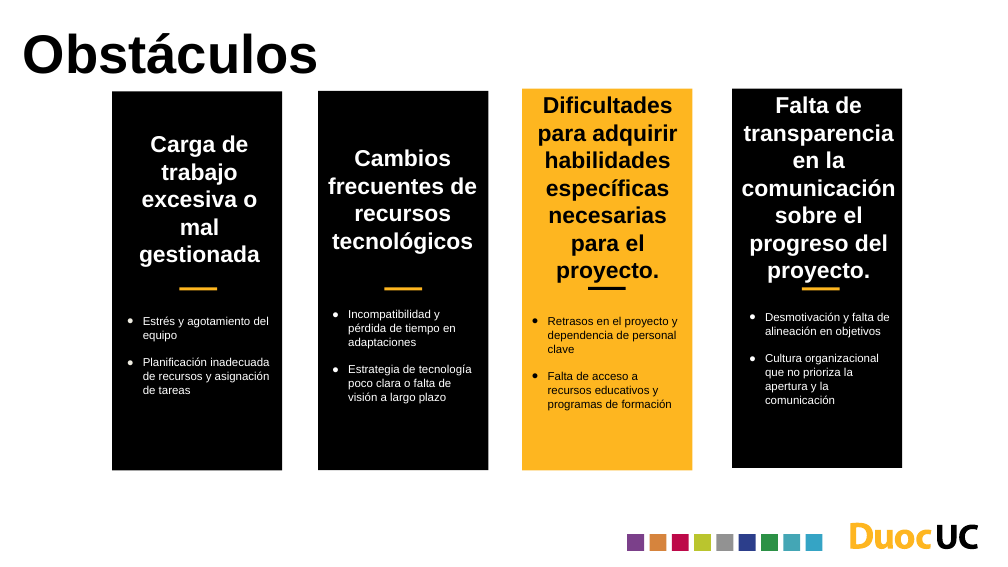
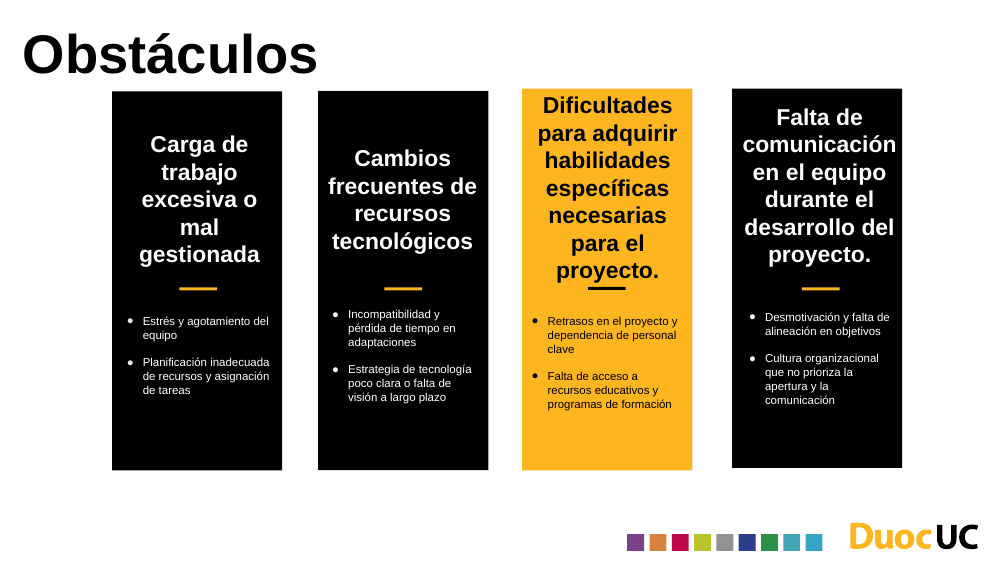
Before and after one commit to RavelloMadariaga/PROYECTO_CAPSTONE, a slide deck: slide 14 of fase 3/Evidencias Grupales/Presentación Final del proyecto (Español).pptx. Drawn at 1008x567 pixels with LibreOffice and Linux fonts; fonts in the diff are those of the drawing; background and template pictures are left out. Boxes give left, top, right and bottom in pixels: in the first picture for what was removed or moved away, otherwise in the second. Text is boxed around its words. In the diff, an @@ line names an element or a change of style, - is before the commit and + after.

```diff
--- a/fase 3/Evidencias Grupales/Presentación Final del proyecto (Español).pptx
+++ b/fase 3/Evidencias Grupales/Presentación Final del proyecto (Español).pptx
@@ text at [743, 108, 897, 267]: text changed @@
-Falta de transparencia en la comunicación sobre el progreso del proyecto.
+Falta de comunicación en el equipo durante el desarrollo del proyecto.
```
Also in this commit, not shown: 4 other slides changed, 2 other files.
